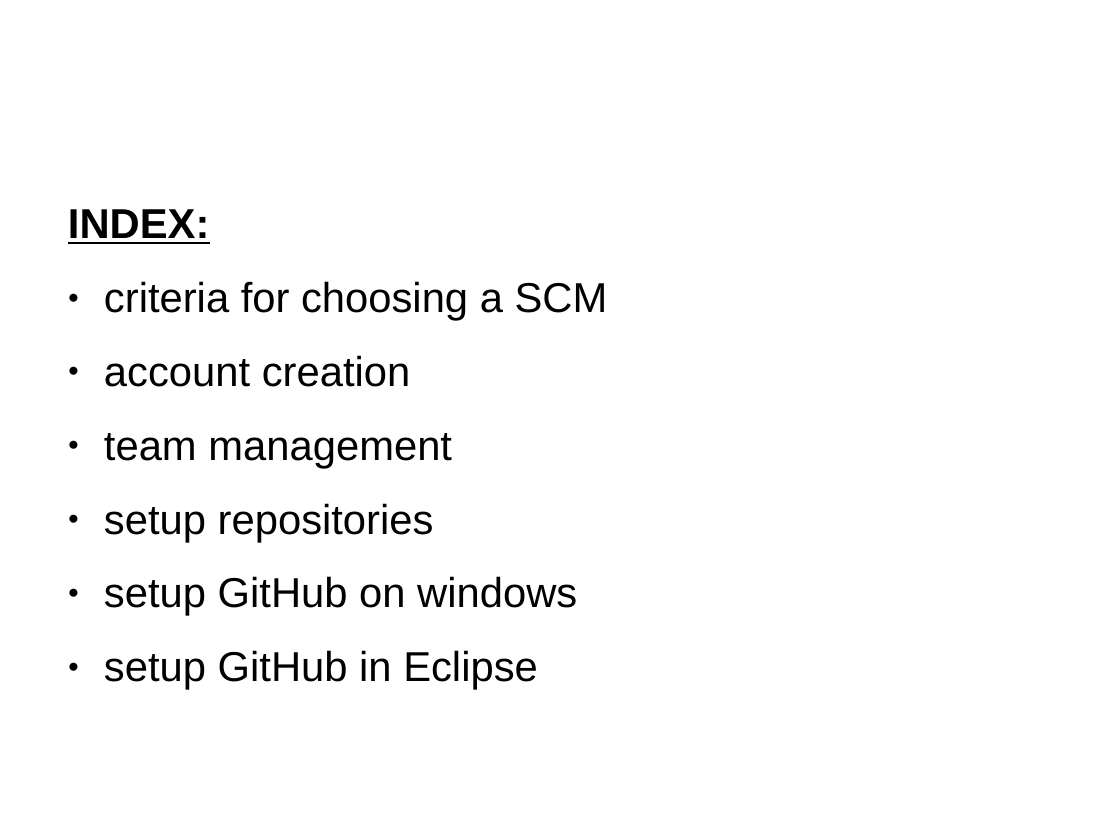
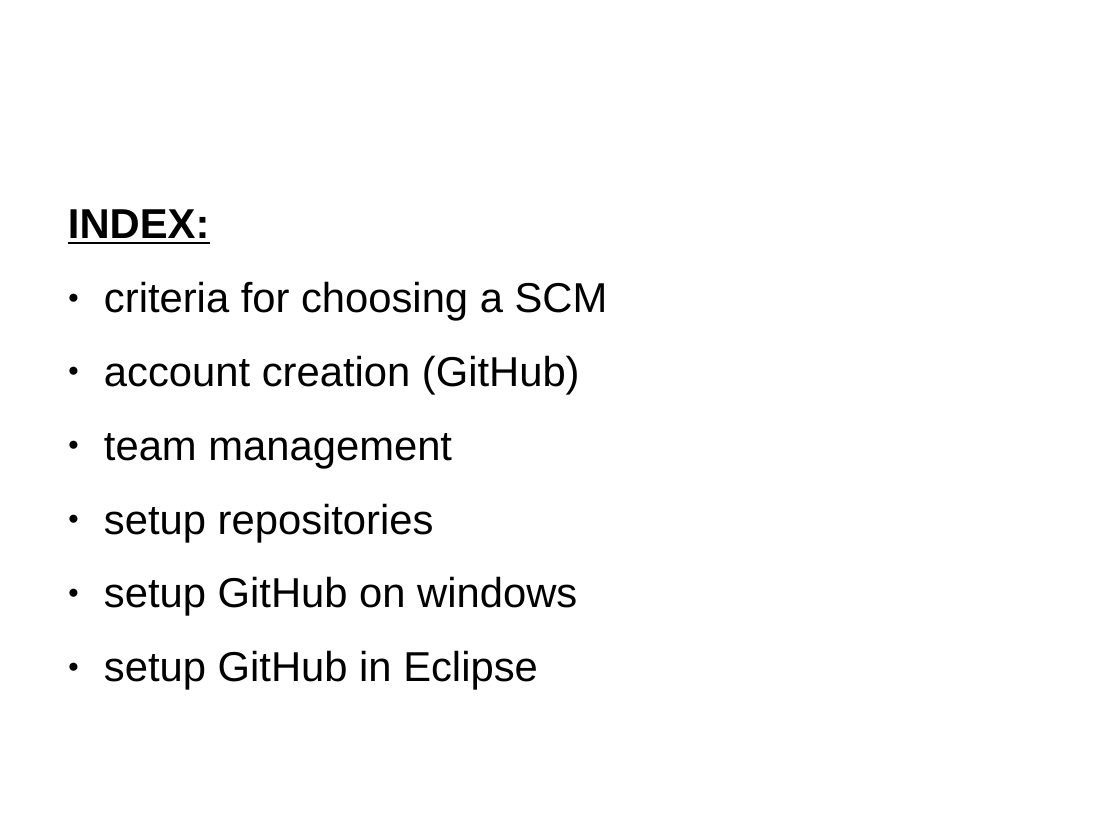
Before and after one commit to SWEDesignProject/SWED, a slide deck: slide 2 of ProjectPresentations/SWE_D SCM/SCM_presentation/SCM_presentation_corrected_spelling.odp. Drawn at 1120x840 pixels with LibreOffice and Linux fonts; fonts in the diff are those of the drawing; background and template pictures are left out. Boxes give left, top, right and bottom in pixels: in the first picture for what was removed or moved away, otherwise in the second. Text is boxed around its words. In the diff, an @@ line names an element or a change of style, - is before the commit and + after.

```diff
--- a/ProjectPresentations/SWE_D SCM/SCM_presentation/SCM_presentation_corrected_spelling.odp
+++ b/ProjectPresentations/SWE_D SCM/SCM_presentation/SCM_presentation_corrected_spelling.odp
@@ text at box(104, 355, 580, 395): text changed @@
-● account creation
+● account creation (GitHub)
```
Also in this commit, not shown: 2 other files.
